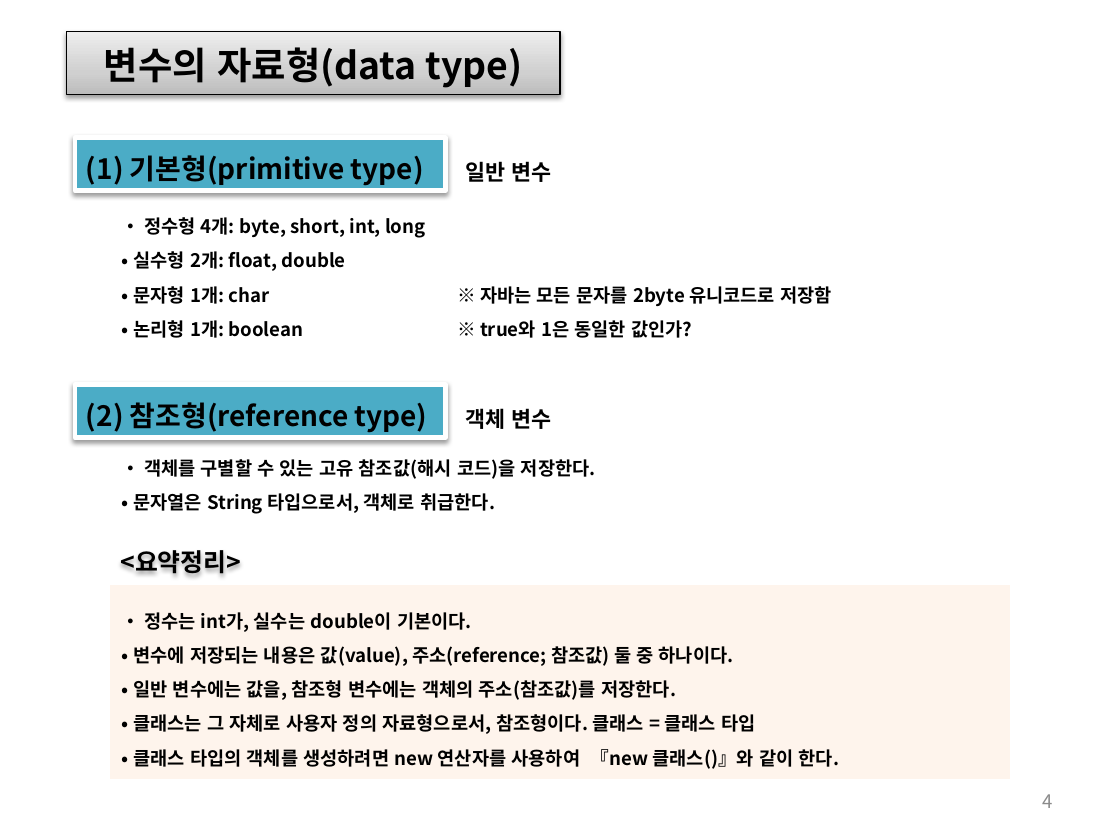
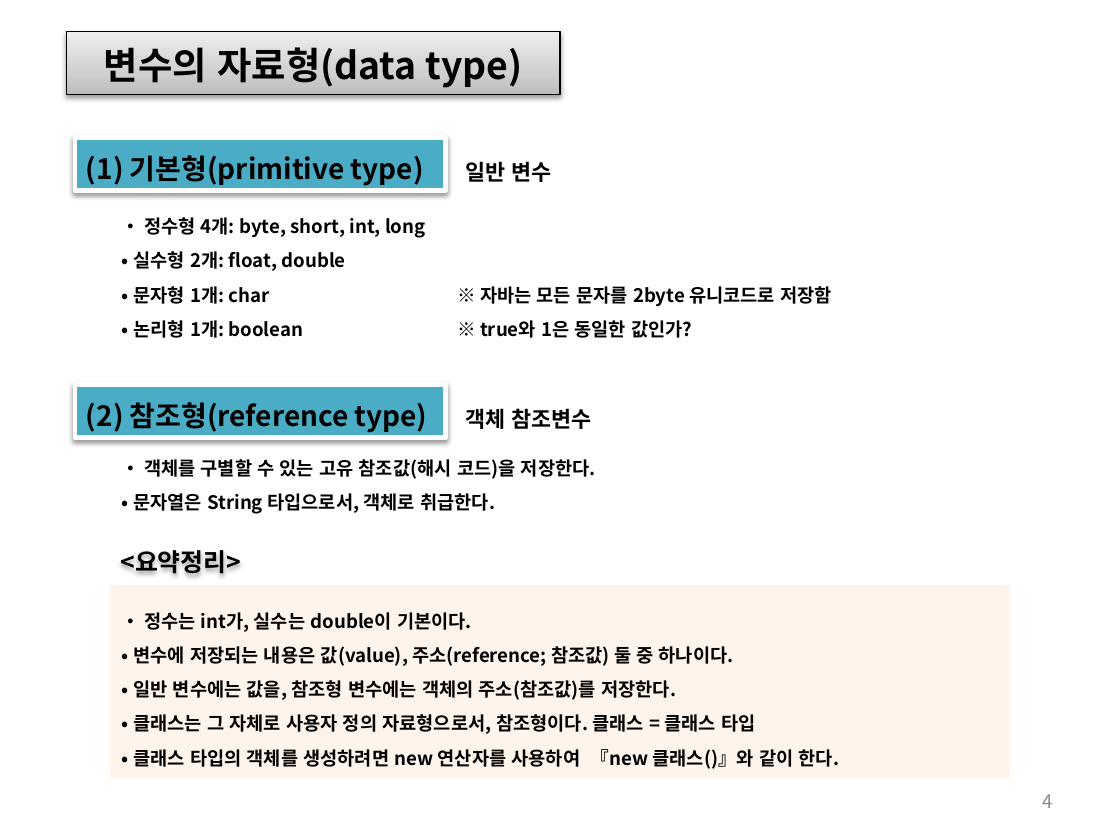
Before and after one commit to histime7/2018JavaClassroom, a slide deck: slide 4 of 수업자료/06_자바 기본 문법.pptx. Drawn at 1120x840 pixels with LibreOffice and Linux fonts; fonts in the diff are those of the drawing. Boxes give left, top, right and bottom in pixels: in the first picture for what was removed or moved away, otherwise in the second. Text is boxed around its words. In the diff, an @@ line names an element or a change of style, - is before the commit and + after.

```diff
--- a/수업자료/06_자바 기본 문법.pptx
+++ b/수업자료/06_자바 기본 문법.pptx
@@ text at [465,408,591,429]: text changed @@
-객체 변수
+객체 참조변수
```
Also in this commit, not shown: 2 other slides changed, 1 other file.
